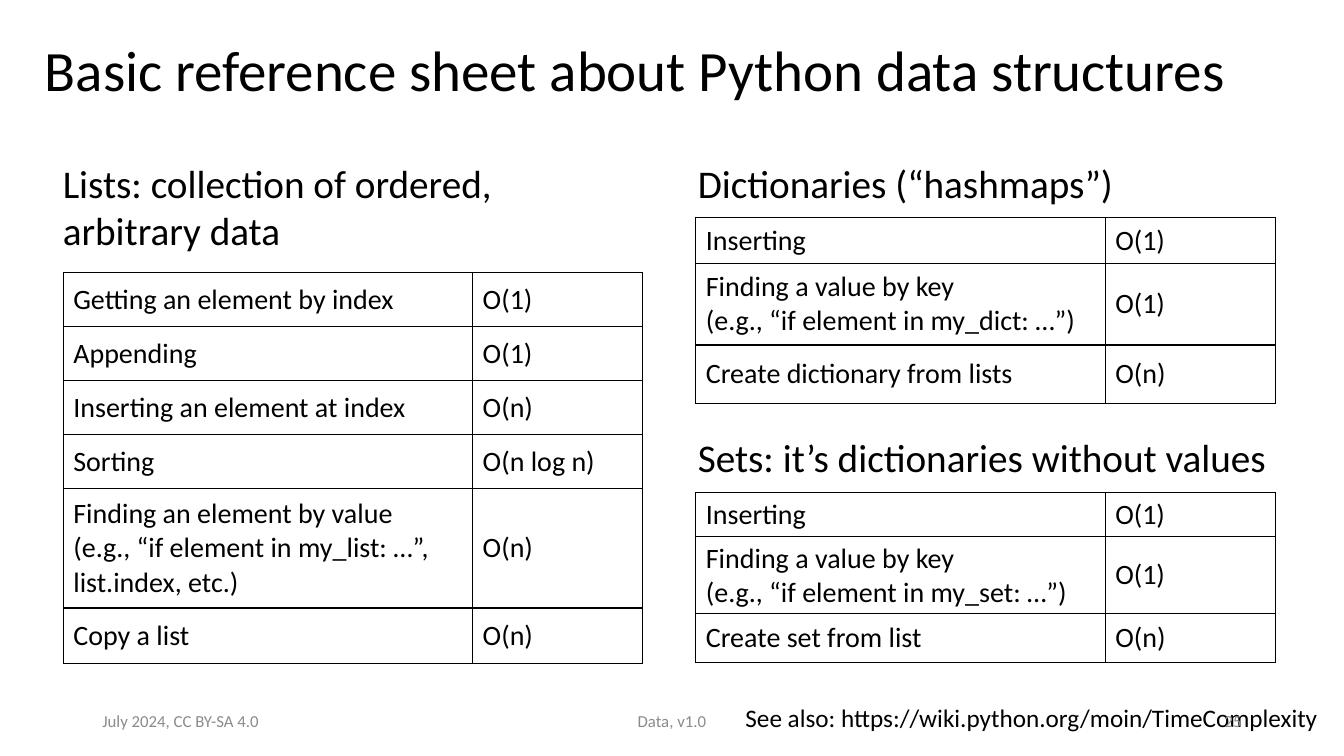
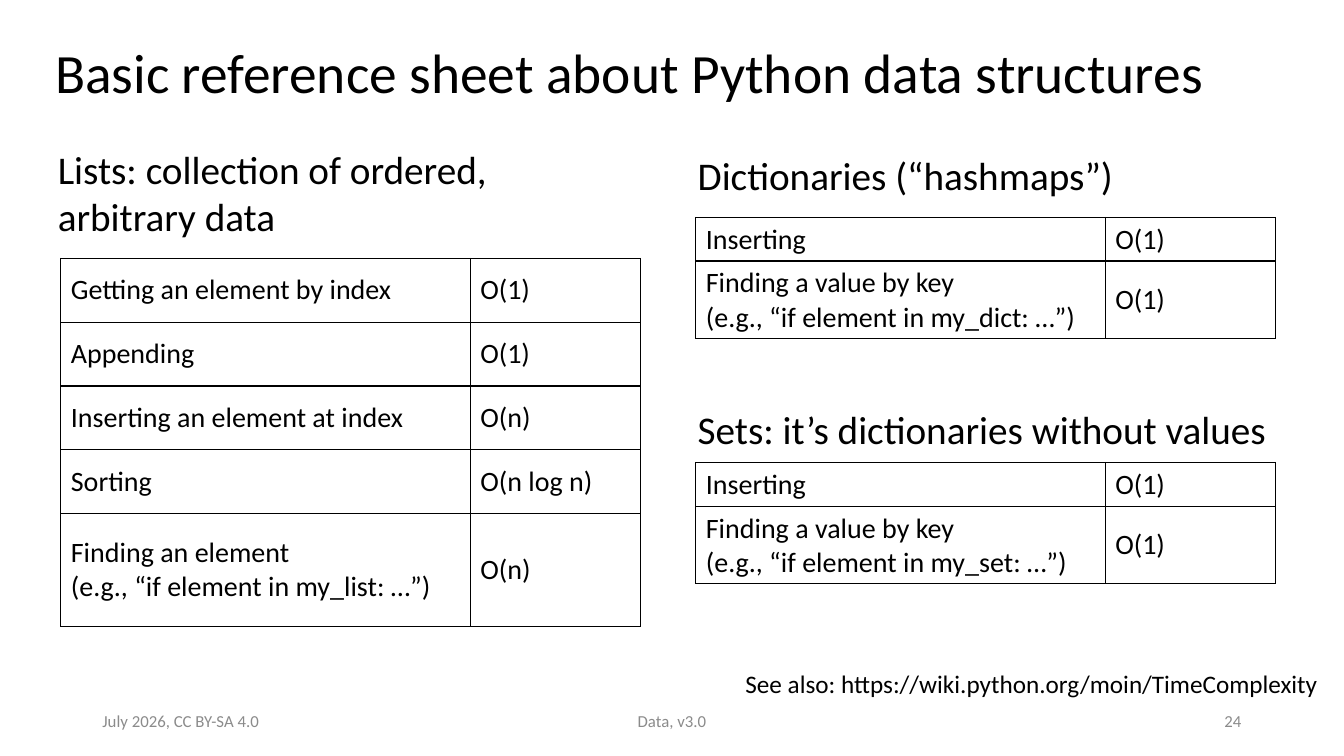
Before and after one commit to ASPP/data_class, a slide deck: slide 24 of data.pptx (slide 25 before the commit). Drawn at 1344x756 pixels with LibreOffice and Linux fonts; fonts in the diff are those of the drawing. Boxes give left, top, right and bottom in pixels: in the first picture for what was removed or moved away, otherwise in the second. Text is boxed around its words. In the diff, an @@ line names an element or a change of style, - is before the commit and + after.

Commit message:
One pass through the data slides

```diff
--- a/data.pptx
+++ b/data.pptx
@@ title "Basic reference sheet about Python ..." at box(55, 54, 1203, 102): size 40.7 to 39.6 pt; line spacing 0.8 to 0.9 @@
@@ text "Lists: collection of ordered, arbitrary ...": place and size @@
-text "Lists: collection of ordered, arbitrary ..." at box(63, 170, 492, 252)
+text "Lists: collection of ordered, arbitrary ..." at box(58, 156, 487, 238)
@@ text "Dictionaries (“hashmaps”)": place and size @@
-text "Dictionaries (“hashmaps”)" at box(698, 169, 1112, 205)
+text "Dictionaries (“hashmaps”)" at box(698, 161, 1112, 197)
@@ table at box(696, 218, 1275, 339) @@
-row 3: Create dictionary from lists | O(n)
@@ table at box(60, 258, 640, 626) @@
-row 5: Finding an element by value (e.g., “if element in my_list: …”, list.index, etc.) | O(n)
-row 6: Copy a list | O(n)
+row 5: Finding an element (e.g., “if element in my_list: …”) | O(n)
@@ table: place and size @@
-table at box(64, 272, 643, 663)
+table at box(60, 258, 640, 626)
@@ text "Sets: it’s dictionaries without values": place and size @@
-text "Sets: it’s dictionaries without values" at box(698, 444, 1266, 473)
+text "Sets: it’s dictionaries without values" at box(698, 416, 1266, 445)
@@ table at box(696, 463, 1275, 584) @@
-row 3: Create set from list | O(n)
@@ table: place and size @@
-table at box(696, 493, 1275, 662)
+table at box(696, 463, 1275, 584)
@@ text "See also: https://wiki.python.org/moin/TimeComplexity": place and size @@
-text "See also: https://wiki.python.org/moin/TimeComplexity" at box(745, 709, 1317, 732)
+text "See also: https://wiki.python.org/moin/TimeComplexity" at box(745, 675, 1317, 698)
@@ text at box(102, 715, 259, 730): text changed; text colour #8B8B8B to #8C8C8C @@
-July 2024, CC BY-SA 4.0
+July 2026, CC BY-SA 4.0
@@ text at box(638, 716, 706, 729): text changed; text colour #8B8B8B to #8C8C8C @@
-Data, v1.0
+Data, v3.0
@@ page number at box(1224, 716, 1241, 727): text changed; text colour #8B8B8B to #8C8C8C @@
-25
+24
```
Also in this commit, not shown: 30 other slides changed, 1 slide added, 2 slides removed.
